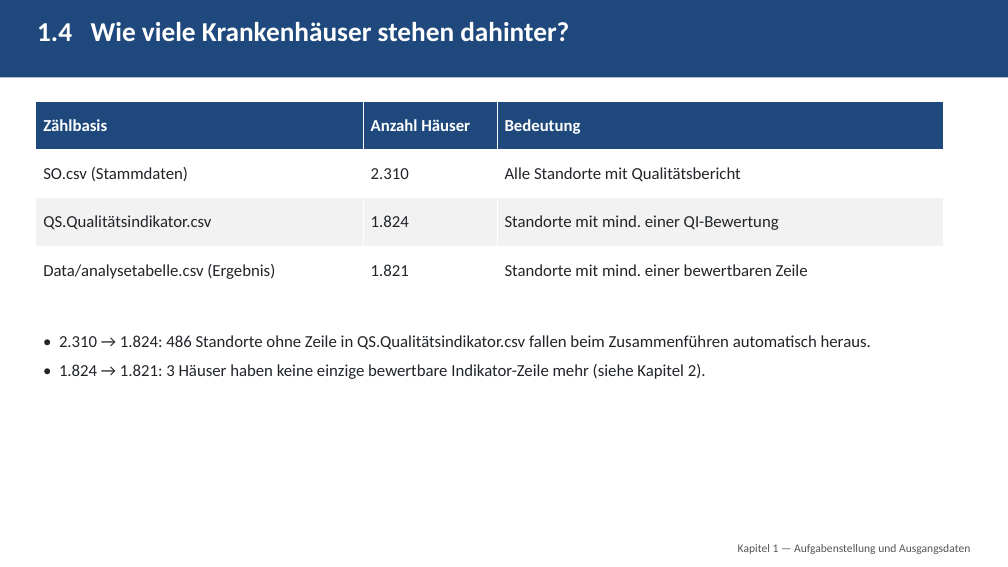
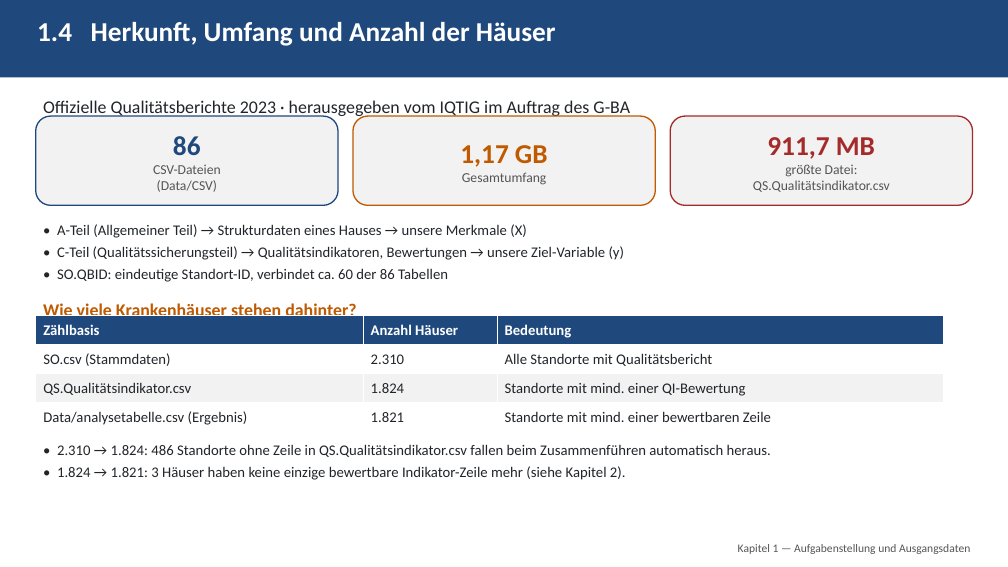
Before and after one commit to eufunk/Qualitaets_Muster_Finder, a slide deck: slide 4 of Doku/PPT/Projektbegleitende_Praesentation.pptx (slide 5 before the commit). Drawn at 1008x567 pixels with LibreOffice and Linux fonts; fonts in the diff are those of the drawing. Boxes give left, top, right and bottom in pixels: in the first picture for what was removed or moved away, otherwise in the second. Text is boxed around its words. In the diff, an @@ line names an element or a change of style, - is before the commit and + after.

```diff
--- a/Doku/PPT/Projektbegleitende_Praesentation.pptx
+++ b/Doku/PPT/Projektbegleitende_Praesentation.pptx
@@ text at [37, 22, 556, 46]: text changed @@
-1.4 Wie viele Krankenhäuser stehen dahinter?
+1.4 Herkunft, Umfang und Anzahl der Häuser
@@ rounded rectangle added at [36, 116, 338, 206], fill #F2F2F2, outline #1F497D 1.25 pt, 13 pt, text #555555 @@
+86
+CSV-Dateien
+(Data/CSV)
@@ text added at [43, 100, 630, 119], 17 pt, text #212529 @@
+Offizielle Qualitätsberichte 2023 · herausgegeben vom IQTIG im Auftrag des G-BA
@@ rounded rectangle added at [353, 116, 656, 206], fill #F2F2F2, outline #BF5A00 1.25 pt, 13 pt, text #555555 @@
+1,17 GB
+Gesamtumfang
@@ rounded rectangle added at [671, 116, 973, 206], fill #F2F2F2, outline #A52A2A 1.25 pt, 13 pt, text #555555 @@
+911,7 MB
+größte Datei:
+QS.Qualitätsindikator.csv
@@ text added at [57, 224, 625, 282], 14 pt, text #212529 @@
+• A-Teil (Allgemeiner Teil) → Strukturdaten eines Hauses → unsere Merkmale (X)
+• C-Teil (Qualitätssicherungsteil) → Qualitätsindikatoren, Bewertungen → unsere Ziel-Variable (y)
+• SO.QBID: eindeutige Standort-ID, verbindet ca. 60 der 86 Tabellen
@@ table at [36, 315, 944, 432] @@
@@ size 16 to 14 pt @@
@@ table: place and size @@
-table at [36, 101, 944, 295]
+table at [36, 315, 944, 432]
@@ text added at [43, 301, 356, 321], 17 pt, text #BF5A00, bold @@
+Wie viele Krankenhäuser stehen dahinter?
@@ text "• 2.310 → 1.824: 486 ...": place and size @@
-text "• 2.310 → 1.824: 486 ..." at [59, 335, 871, 379]
+text "• 2.310 → 1.824: 486 ..." at [57, 444, 771, 480]
@@ text "• 2.310 → 1.824: 486 ..." at [57, 444, 771, 480]: size 16 to 14 pt; less space between paragraphs @@
```
Also in this commit, not shown: 25 other slides changed, 8 slides removed, 28 other files.
